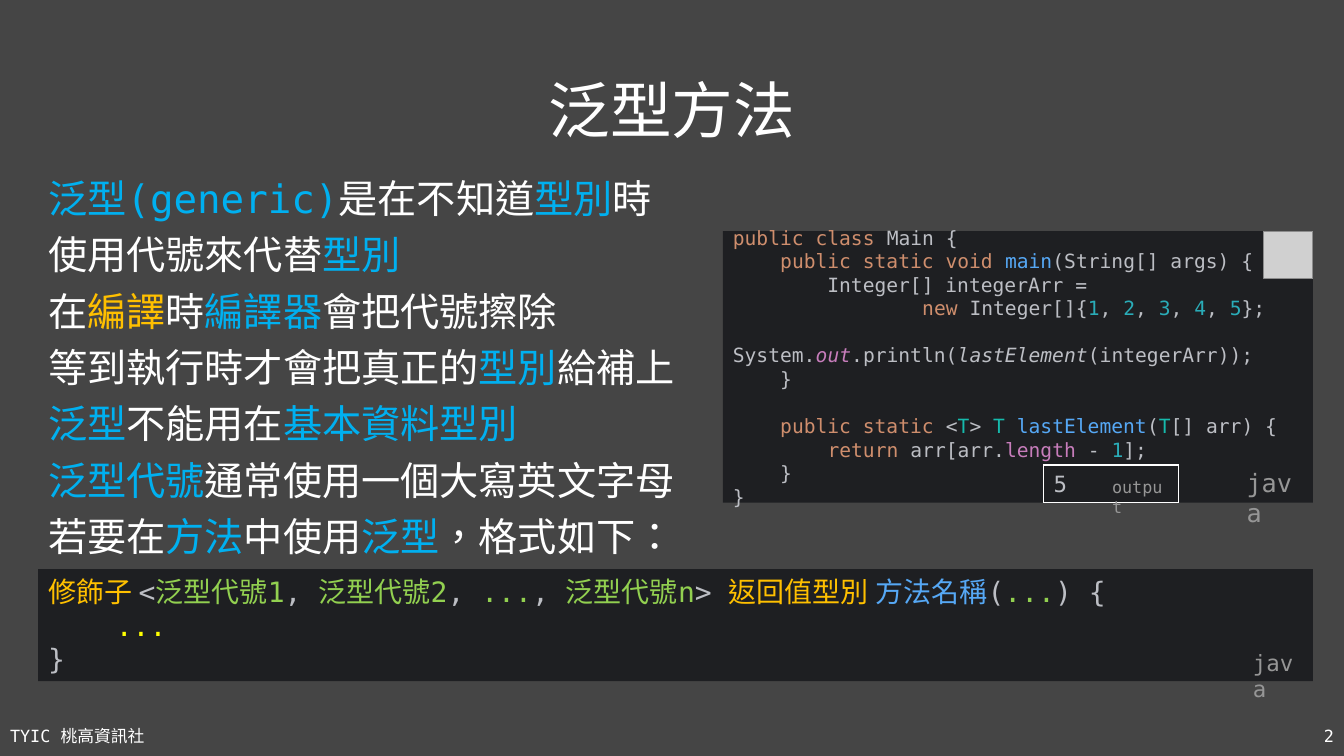
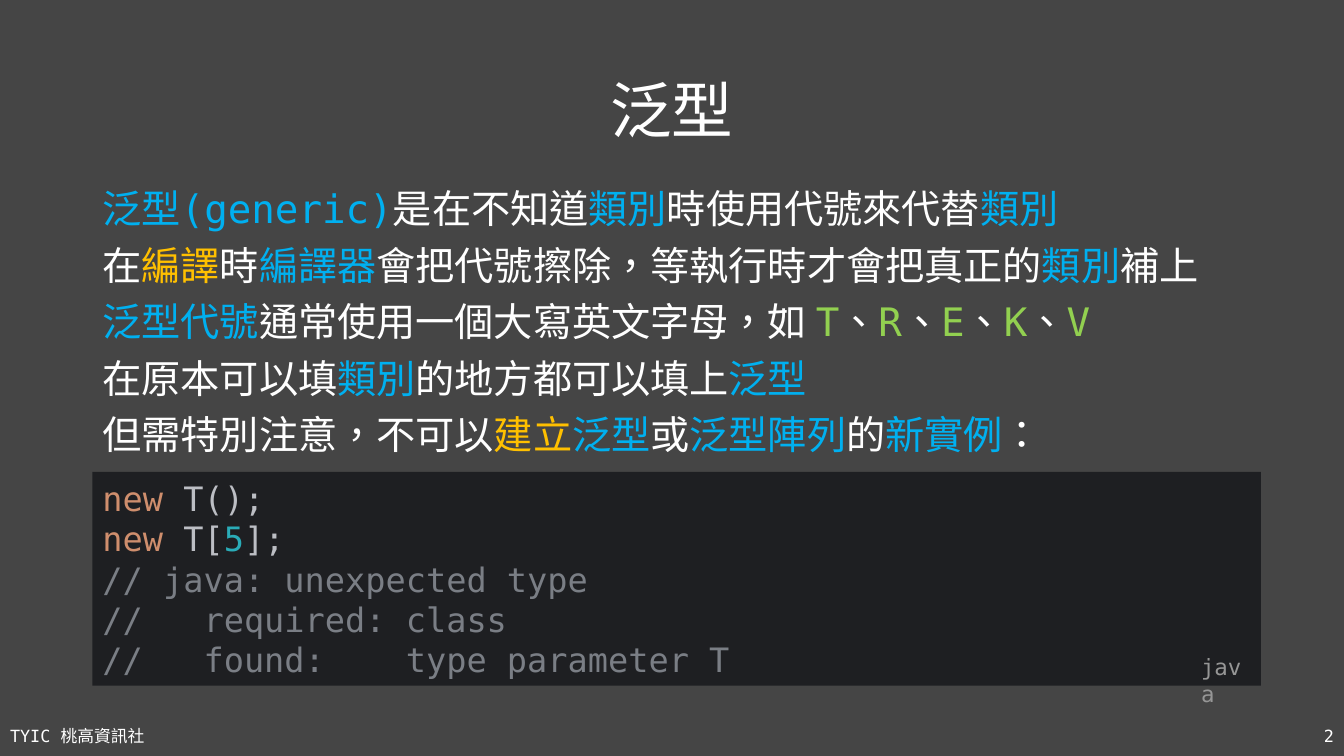
Before and after one commit to TYSHIC/slides, a slide deck: slide 2 of ppt/13_泛型.pptx. Drawn at 1344x756 pixels with LibreOffice and Linux fonts; fonts in the diff are those of the drawing; grey boxes stand for pictures. Boxes give left, top, right and bottom in pixels: in the first picture for what was removed or moved away, otherwise in the second. Text is boxed around its words. In the diff, an @@ line names an element or a change of style, - is before the commit and + after.

```diff
--- a/ppt/13_泛型.pptx
+++ b/ppt/13_泛型.pptx
@@ title at (610,81,733,137): text changed @@
-泛型方法
+泛型
@@ text at (102,190,1198,452): text changed @@
-泛型(generic)是在不知道型別時
-使用代號來代替型別
-在編譯時編譯器會把代號擦除
-等到執行時才會把真正的型別給補上
-泛型不能用在基本資料型別
-泛型代號通常使用一個大寫英文字母
-若要在方法中使用泛型，格式如下：
+泛型(generic)是在不知道類別時使用代號來代替類別
+在編譯時編譯器會把代號擦除，等執行時才會把真正的類別補上
+泛型代號通常使用一個大寫英文字母，如 T、R、E、K、V
+在原本可以填類別的地方都可以填上泛型
+但需特別注意，不可以建立泛型或泛型陣列的新實例：
@@ rectangle removed at (723,231,1313,502) @@
-public class Main {
-public static void main(String[] args) {
-Integer[] integerArr =
-new Integer[]{1, 2, 3, 4, 5};
-System.out.println(lastElement(integerArr));
-}
-public static <T> T lastElement(T[] arr) {
-return arr[arr.length - 1];
-}
-}
@@ picture removed at (1264,231,1314,278) @@
@@ rectangle added at (93,472,1261,686), fill #1E1F22, 24 pt, text #7A7E85 @@
+new T();
+new T[5];
+// java: unexpected type
+// required: class
+// found: type parameter T
@@ rectangle removed at (1044,465,1179,502) @@
-5
@@ text removed at (1102,472,1179,502) @@
-output
@@ text removed at (1237,462,1314,502) @@
-java
@@ rectangle removed at (38,570,1314,682) @@
-修飾子 <泛型代號1, 泛型代號2, ..., 泛型代號n> 返回值型別 方法名稱(...) {
-...
-}
@@ text "java": place and size @@
-text "java" at (1243,644,1313,682)
+text "java" at (1192,648,1261,686)
```
Also in this commit, not shown: 2 other slides changed, 1 slide added, 15 other files.
